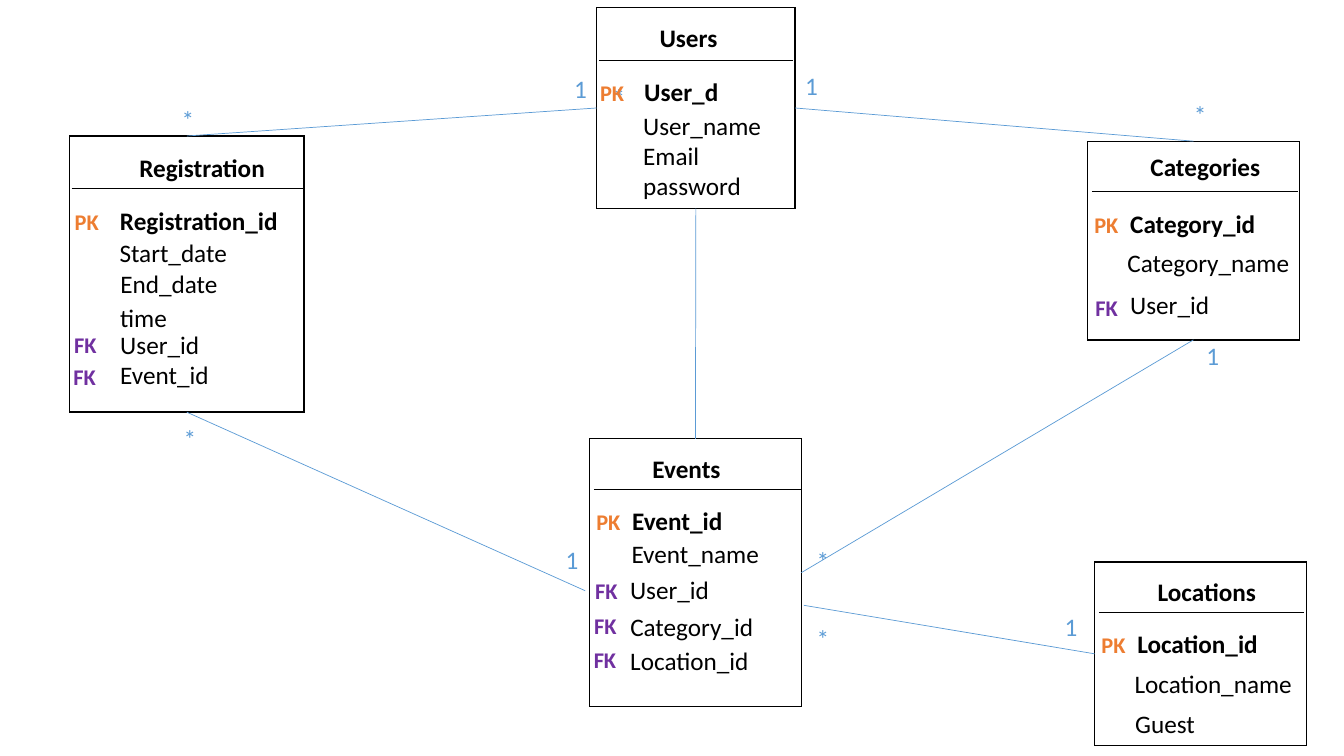
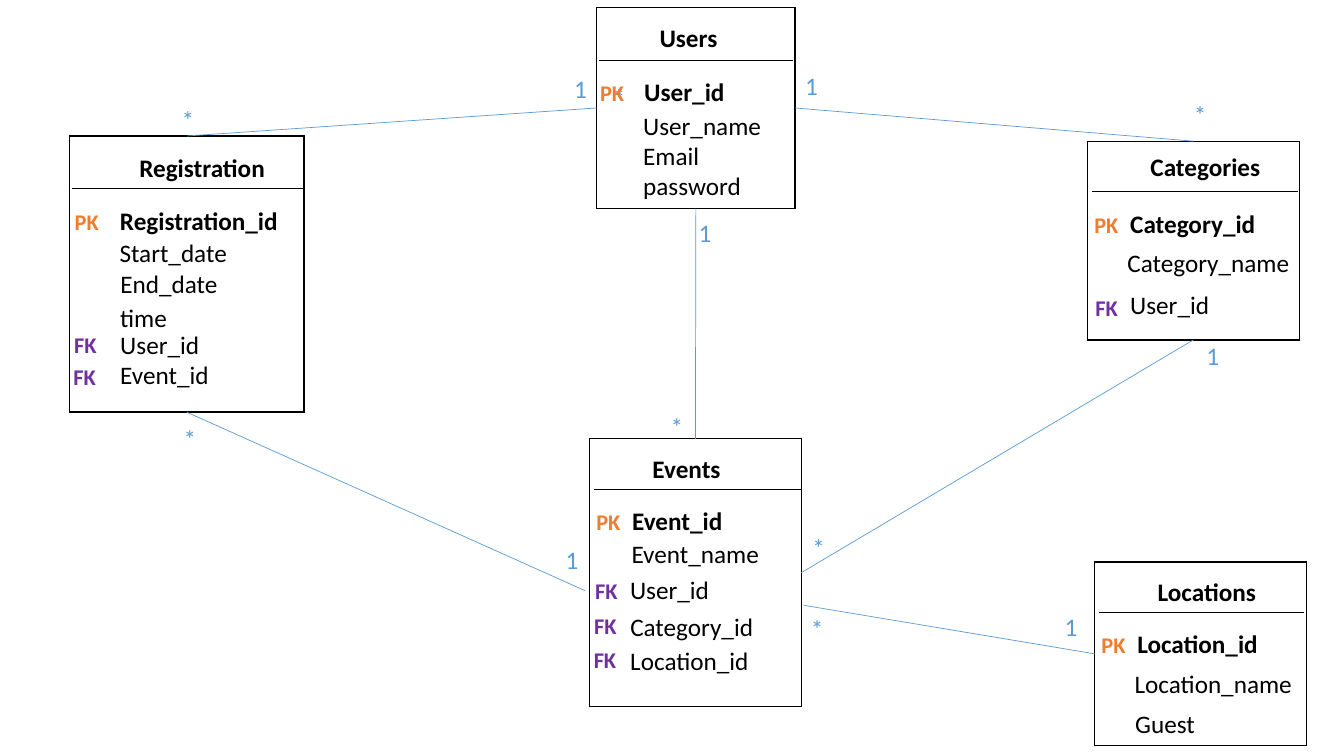
Before and after one commit to pnc-virtual-company/2021-G7-V2-PART1, a slide deck: slide 2 of docs/ER-DIAGRAM.pptx. Drawn at 1344x756 pixels with LibreOffice and Linux fonts; fonts in the diff are those of the drawing. Boxes give left, top, right and bottom in pixels: in the first picture for what was removed or moved away, otherwise in the second. Text is boxed around its words. In the diff, an @@ line names an element or a change of style, - is before the commit and + after.

Commit message:
#9 ER Diagram-Designs

```diff
--- a/docs/ER-DIAGRAM.pptx
+++ b/docs/ER-DIAGRAM.pptx
@@ text at bbox=[644, 83, 724, 105]: text changed @@
-User_d
+User_id
@@ text added at bbox=[699, 226, 712, 242], 18 pt, text #5B9BD5 @@
+1
@@ text added at bbox=[661, 406, 695, 447], 18 pt, text #5B9BD5 @@
+*
@@ text "*": place and size @@
-text "*" at bbox=[807, 540, 840, 581]
+text "*" at bbox=[803, 527, 836, 568]
@@ text "*": place and size @@
-text "*" at bbox=[807, 618, 840, 658]
+text "*" at bbox=[802, 608, 835, 648]
```
